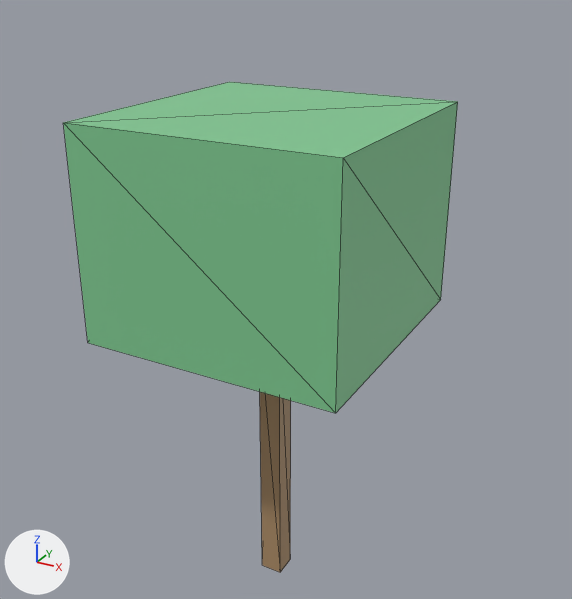
What one commit did to the glTF model data/islands/disksaver/glb/Prop_DS_Tree_18.glb.
Rendered twice from a 50 mm lens placed at (4.49, -7.87, 8.15), pointed at (0.03, 0.24, 4.09). Arrows for +X, +Y and +Z are at lower left; the lights stay in place. The picture after the commit comes second. Mesh edges are drawn as thin lines. Vertices at exactly the same position are counted once.
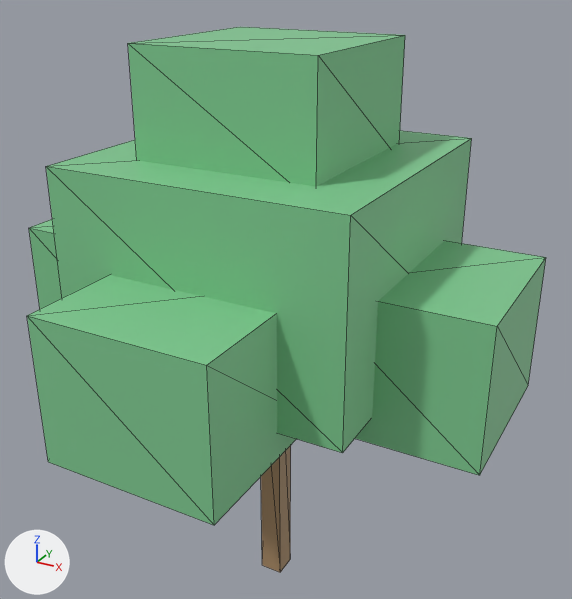
Location of each change, [x1, y1, x2, y2] in pixels of the pictures (572 x 599 px):
```json
{"object": "Cube.001", "change": "moved, rescaled", "before": [63, 82, 458, 413], "after": [46, 130, 472, 453], "on screen": "8% wider"}
{"object": "Cube.005", "change": "added", "after": [27, 275, 296, 525], "on screen": "green"}
{"object": "Cube.006", "change": "added", "after": [128, 27, 405, 186], "on screen": "green"}
{"object": "Cube.002", "change": "added", "after": [355, 241, 546, 475], "on screen": "green"}
{"object": "Cube.003", "change": "added", "after": [29, 219, 62, 309], "on screen": "green"}
```

The change, as JSON lines over the scene's bpy script:
```json
{"block": "me_cube_1472", "where": "# used by ob_cube_001; location = (0.0, 0.0, 0.0)"}
{"op": "remove", "block": "me_cube_1472", "code": "me_cube_1472.from_pydata(...)  # 8 vertices, 12 faces; spans x -1.62..1.62, y -1.62..1.62, z 3.9..6.5"}
{"op": "add", "block": "me_cube_1472", "code": "me_cube_1472.from_pydata(...)  # 8 vertices, 12 faces; spans x -1.79..1.79, y -1.79..1.79, z 3.57..6.05"}
{"block": "me_cube_1472", "change": "me_cube_1472 part 1: the whole mesh is scaled about its middle by (1.1, 1.1, 0.95), then moved by (0.0, 0.0, -0.39)"}
{"op": "add", "block": "me_cube_1567", "code": ["me_cube_1567 = bpy.data.meshes.new('Cube.1567')", "me_cube_1567.from_pydata(...)  # a box spanning x -1.1..1.1, y -1.1..1.1, z 5.85..7.28", "me_cube_1567.materials.append(mat_ds_leaf2)  # green #80ca92"]}
{"op": "add", "block": "me_cube_1566", "code": ["me_cube_1566 = bpy.data.meshes.new('Cube.1566')", "me_cube_1566.from_pydata(...)  # a box spanning x -1.04..1.04, y -2.99..-0.91, z 3.25..4.94", "me_cube_1566.materials.append(mat_ds_leaf2)  # green #80ca92"]}
{"op": "add", "block": "me_cube_1564", "code": ["me_cube_1564 = bpy.data.meshes.new('Cube.1564')", "me_cube_1564.from_pydata(...)  # a box spanning x -2.99..-0.91, y -1.04..1.04, z 3.25..4.94", "me_cube_1564.materials.append(mat_ds_leaf2)  # green #80ca92"]}
{"op": "add", "block": "me_cube_1563", "code": ["me_cube_1563 = bpy.data.meshes.new('Cube.1563')", "me_cube_1563.from_pydata(...)  # a box spanning x 0.91..2.99, y -1.04..1.04, z 3.25..4.94", "me_cube_1563.materials.append(mat_ds_leaf2)  # green #80ca92"]}
{"op": "add", "block": "ob_cube_006", "code": ["ob_cube_006 = bpy.data.objects.new('Cube.006', me_cube_1567)", "ob_cube_006.location = (0.0, 0.0, 0.0)"]}
{"op": "add", "block": "ob_cube_005", "code": ["ob_cube_005 = bpy.data.objects.new('Cube.005', me_cube_1566)", "ob_cube_005.location = (0.0, 0.0, 0.0)"]}
{"op": "add", "block": "ob_cube_003", "code": ["ob_cube_003 = bpy.data.objects.new('Cube.003', me_cube_1564)", "ob_cube_003.location = (0.0, 0.0, 0.0)"]}
{"op": "add", "block": "ob_cube_002", "code": ["ob_cube_002 = bpy.data.objects.new('Cube.002', me_cube_1563)", "ob_cube_002.location = (0.0, 0.0, 0.0)"]}
```
